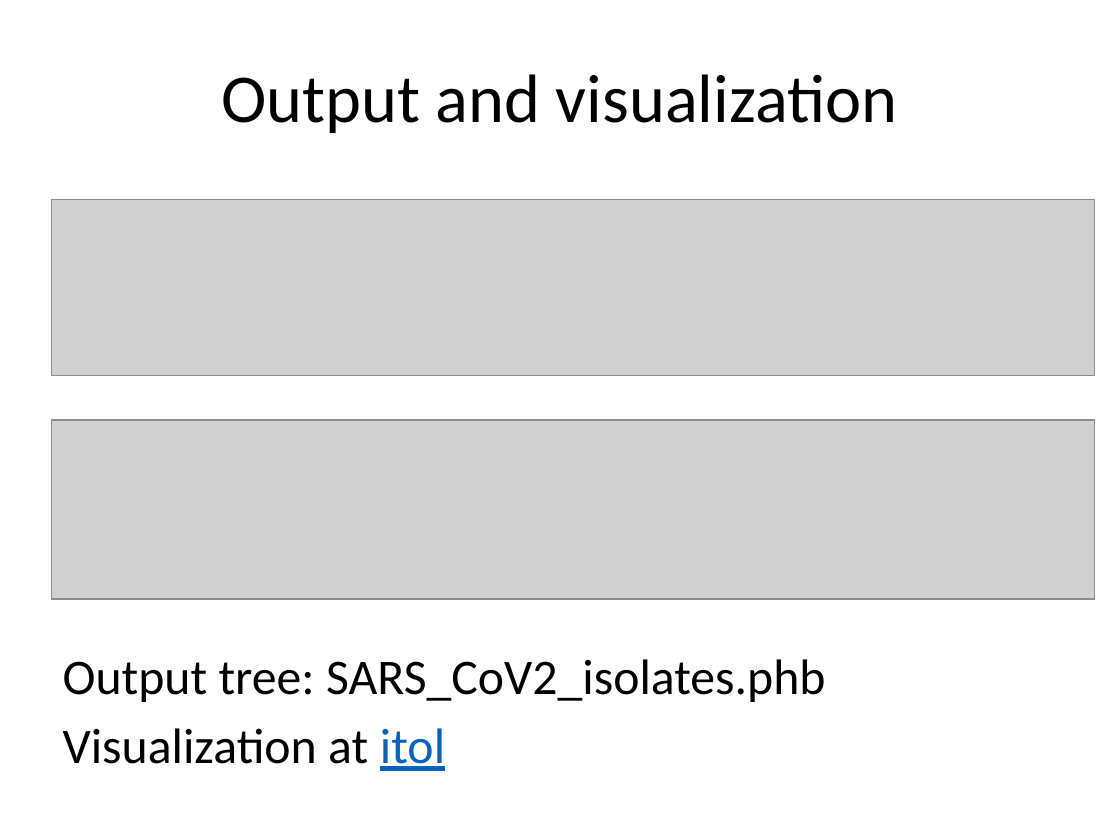
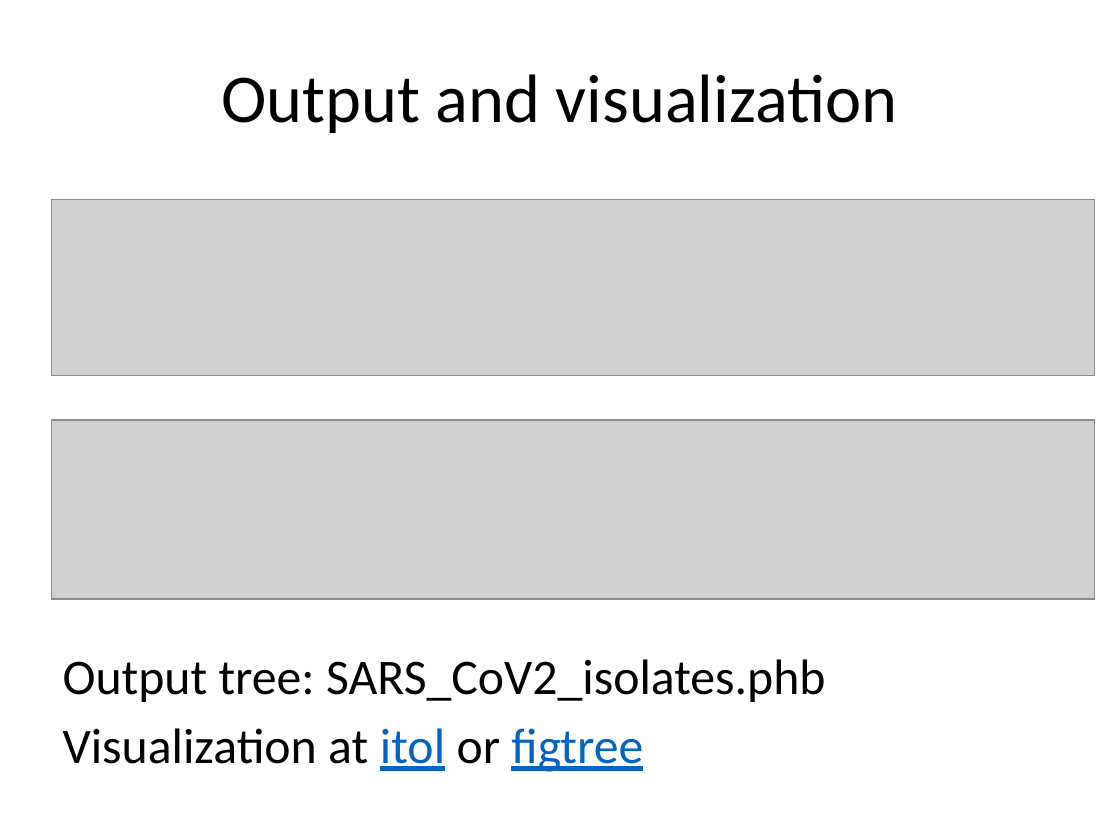
Before and after one commit to liu3zhenlab/teaching, a slide deck: slide 12 of PLPTH813Bioinformatis/2021/inclassProjects/inclass01_Covid19tree.pptx. Drawn at 1120x840 pixels with LibreOffice and Linux fonts; fonts in the diff are those of the drawing; grey boxes stand for pictures. Boxes give left, top, right and bottom in pixels: in the first picture for what was removed or moved away, otherwise in the second. Text is boxed around its words. In the diff, an @@ line names an element or a change of style, - is before the commit and + after.

```diff
--- a/PLPTH813Bioinformatis/2021/inclassProjects/inclass01_Covid19tree.pptx
+++ b/PLPTH813Bioinformatis/2021/inclassProjects/inclass01_Covid19tree.pptx
@@ text at <box>63,728,643,772</box>: text changed @@
-Visualization at itol
+Visualization at itol or figtree
```
Also in this commit, not shown: 3 other files.
